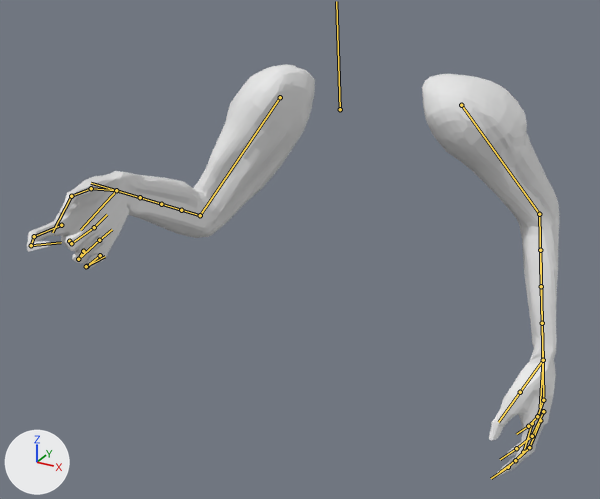
One commit to the FBX model Animations/Player/Character/SK_FP_Move_Backward.fbx: the scene before it, then after it.
Camera for both pictures: a 50 mm lens placed at (0.982, -2.353, 1.456), pointed at (-0.04, -0.496, 0.528). The lights are fixed; the arrows at lower left show +X, +Y and +Z. The older version comes first. Both versions are drawn at frame 25 of the action 'Scene'; the numbers are the values there. The bones that change, and the others that lie on the model, are drawn over the model as lines.

Names of what the first picture shows: 'Arms_objects'.
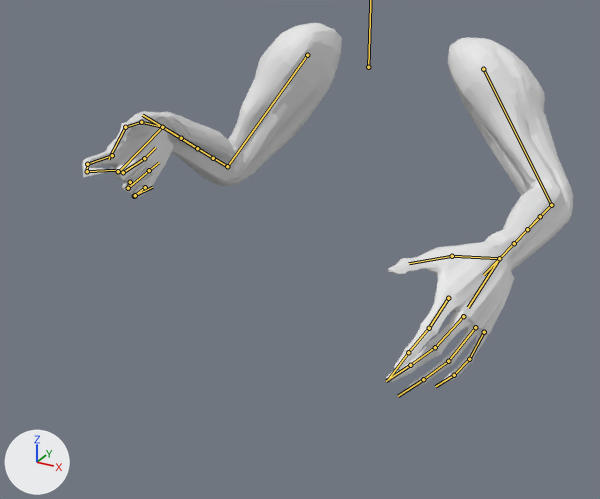
What the commit changed:
Bone 'Root' (bone_root) moves from (0.0, -0.084, 0.178) to (0.0, 0.0, 0.0).
Bone 'Root' (bone_root) turns from (0, 0, 3) to (0, 0, 0) degrees about its own x, y and z.
Bone 'Upper_R' (bone_upper_r) turns from (-51, 22, -13) to (-49, 21, -13) degrees about its own x, y and z.
Bone 'Lower_R' (bone_lower_r) turns from (-49, -5, -11) to (-55, -6, -12) degrees about its own x, y and z.
Bone 'Lower_Twist_1_R' (bone_lower_twist_1_r) turns from (0, 0, 0) to (0, -28, 0) degrees about its own x, y and z.
Bone 'Lower_Twist_2_R' (bone_lower_twist_2_r) turns from (0, 0, 0) to (0, -35, 0) degrees about its own x, y and z.
Bone 'Lower_Twist_3_R' (bone_lower_twist_3_r) turns from (0, 0, 0) to (0, -40, 0) degrees about its own x, y and z.
Bone 'Lower_Twist_4_R' (bone_lower_twist_4_r) turns from (0, 0, 0) to (0, -50, 0) degrees about its own x, y and z.
Bone 'Hand_R' (bone_hand_r) turns from (55, 6, 23) to (59, 4, 24) degrees about its own x, y and z.
Bone 'Upper_L' (bone_upper_l) turns from (6, 1, -6) to (-38, -18, -9) degrees about its own x, y and z.
Bone 'Lower_L' (bone_lower_l) turns from (-14, 0, 3) to (-35, 3, 8) degrees about its own x, y and z.
Bone 'Hand_L' (bone_hand_l) turns from (10, -2, 0) to (20, 4, 10) degrees about its own x, y and z.
Bone 'Index_1_L' (bone_index_1_l) turns from (0, 0, 0) to (7, 0, -10) degrees about its own x, y and z.
Bone 'Index_2_L' (bone_index_2_l) turns from (0, 0, 0) to (0, 0, -10) degrees about its own x, y and z.
Bone 'Index_3_L' (bone_index_3_l) turns from (0, 0, 0) to (0, 0, -10) degrees about its own x, y and z.

Location of each change, [x1, y1, x2, y2] in pixels of the pictures (600 x 499 px):
'Arms_objects', posed (8% narrower, 11% shorter): before [27, 64, 559, 476]; after [82, 23, 573, 390]
bone 'Upper_R', root to tip: before (280, 97) to (200, 215); after (307, 55) to (227, 166)
bone 'Lower_R', root to tip: before (200, 215) to (161, 204); after (227, 166) to (197, 148)
bone 'Lower_Twist_1_R', root to tip: before (200, 215) to (161, 204); after (227, 166) to (197, 148)
bone 'Lower_Twist_2_R', root to tip: before (181, 210) to (140, 197); after (213, 158) to (181, 138)
bone 'Lower_Twist_3_R', root to tip: before (161, 204) to (116, 190); after (197, 148) to (162, 127)
bone 'Lower_Twist_4_R', root to tip: before (140, 197) to (91, 183); after (181, 138) to (142, 115)
bone 'Hand_R', root to tip: before (116, 190) to (80, 230); after (162, 127) to (120, 170)
bone 'Upper_L', root to tip: before (461, 105) to (539, 214); after (483, 69) to (551, 205)
bone 'Lower_L', root to tip: before (539, 214) to (541, 286); after (551, 205) to (527, 229)
bone 'Hand_L', root to tip: before (543, 360) to (540, 407); after (499, 258) to (468, 307)
bone 'Index_1_L', root to tip: before (532, 423) to (523, 452); after (448, 298) to (429, 328)
bone 'Index_2_L', root to tip: before (523, 452) to (508, 467); after (429, 328) to (408, 352)
bone 'Index_3_L', root to tip: before (508, 467) to (491, 478); after (408, 352) to (389, 378)
